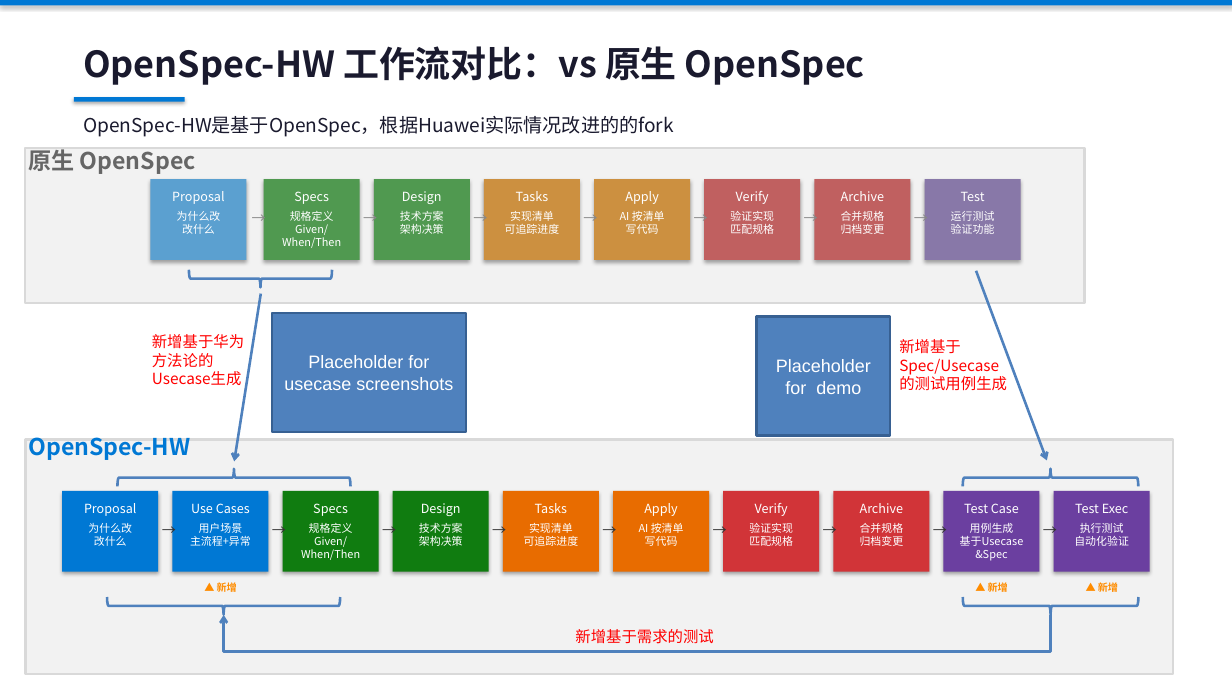
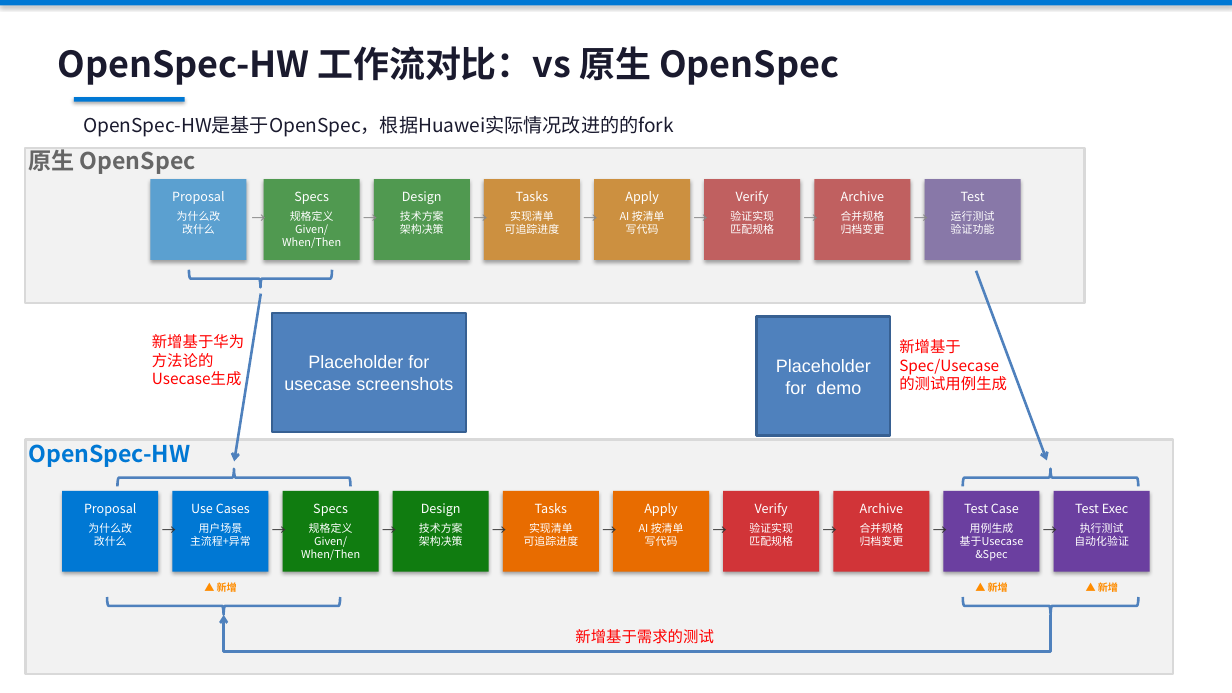
Before and after one commit to ZhifeiDou/OpenSpec_Modify, a slide deck: slide 5 of OpenSpec_技术研究汇报_精简版_update.pptx (slide 4 before the commit). Drawn at 1232x693 pixels with LibreOffice and Linux fonts; fonts in the diff are those of the drawing. Boxes give left, top, right and bottom in pixels: in the first picture for what was removed or moved away, otherwise in the second. Text is boxed around its words. In the diff, an @@ line names an element or a change of style, - is before the commit and + after.

```diff
--- a/OpenSpec_技术研究汇报_精简版_update.pptx
+++ b/OpenSpec_技术研究汇报_精简版_update.pptx
@@ text "OpenSpec-HW 工作流对比：vs 原生 OpenSpec": place and size @@
-text "OpenSpec-HW 工作流对比：vs 原生 OpenSpec" at (83,46,865,85)
+text "OpenSpec-HW 工作流对比：vs 原生 OpenSpec" at (57,46,839,85)
@@ text "OpenSpec-HW": place and size @@
-text "OpenSpec-HW" at (28,437,190,460)
+text "OpenSpec-HW" at (28,444,190,467)
```
Also in this commit, not shown: 3 other slides changed, 2 slides added, 21 other files.
